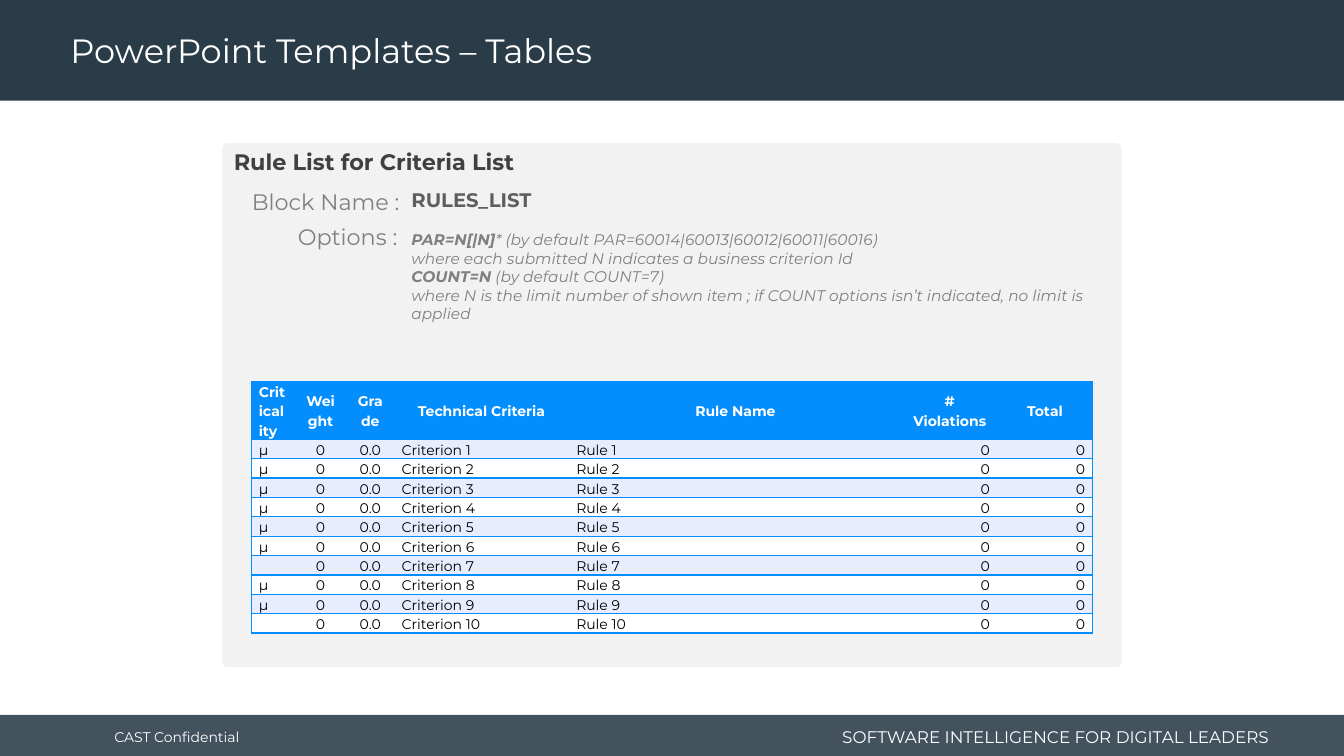
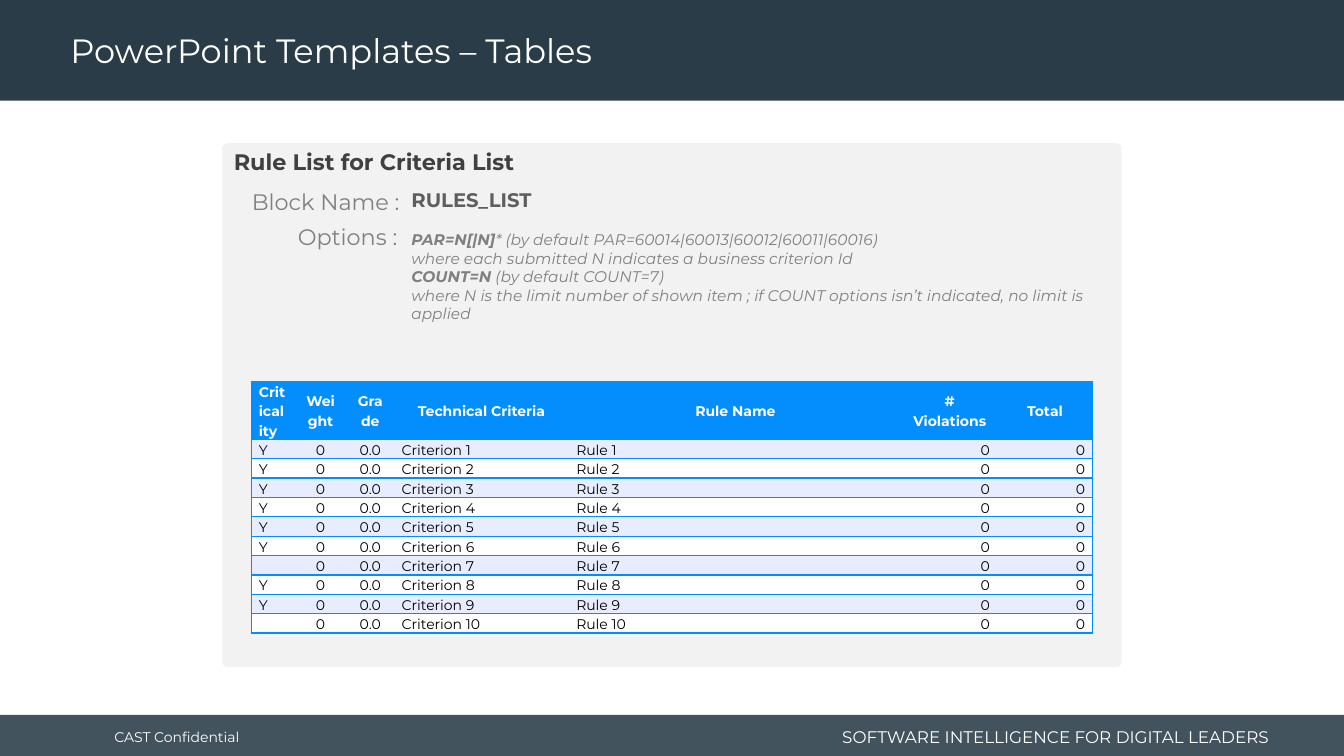
Before and after one commit to CAST-projects/CAST-ReportGenerator, a slide deck: slide 49 of CastReporting.Reporting.Core/Templates/Application/Component library/1- Powerpoint-components-library.pptx. Drawn at 1344x756 pixels with LibreOffice and Linux fonts; fonts in the diff are those of the drawing; background and template pictures are left out. Boxes give left, top, right and bottom in pixels: in the first picture for what was removed or moved away, otherwise in the second. Text is boxed around its words. In the diff, an @@ line names an element or a change of style, - is before the commit and + after.

```diff
--- a/CastReporting.Reporting.Core/Templates/Application/Component library/1- Powerpoint-components-library.pptx
+++ b/CastReporting.Reporting.Core/Templates/Application/Component library/1- Powerpoint-components-library.pptx
@@ table at (x1=251, y1=381, x2=1091, y2=637) @@
-row 2, column 1: µ
+row 2, column 1: Y
-row 3, column 1: µ
+row 3, column 1: Y
-row 4, column 1: µ
+row 4, column 1: Y
-row 5, column 1: µ
+row 5, column 1: Y
-row 6, column 1: µ
+row 6, column 1: Y
-row 7, column 1: µ
+row 7, column 1: Y
-row 9, column 1: µ
+row 9, column 1: Y
-row 10, column 1: µ
+row 10, column 1: Y
```
Also in this commit, not shown: 5 other files.
